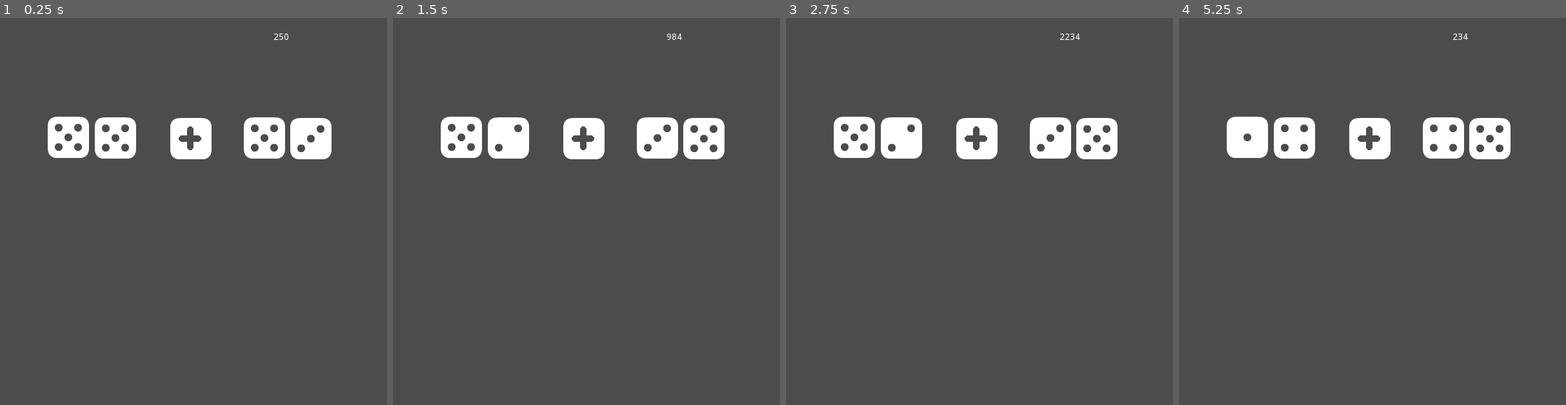
Above: before the commit, frames 1-4 (left to right).
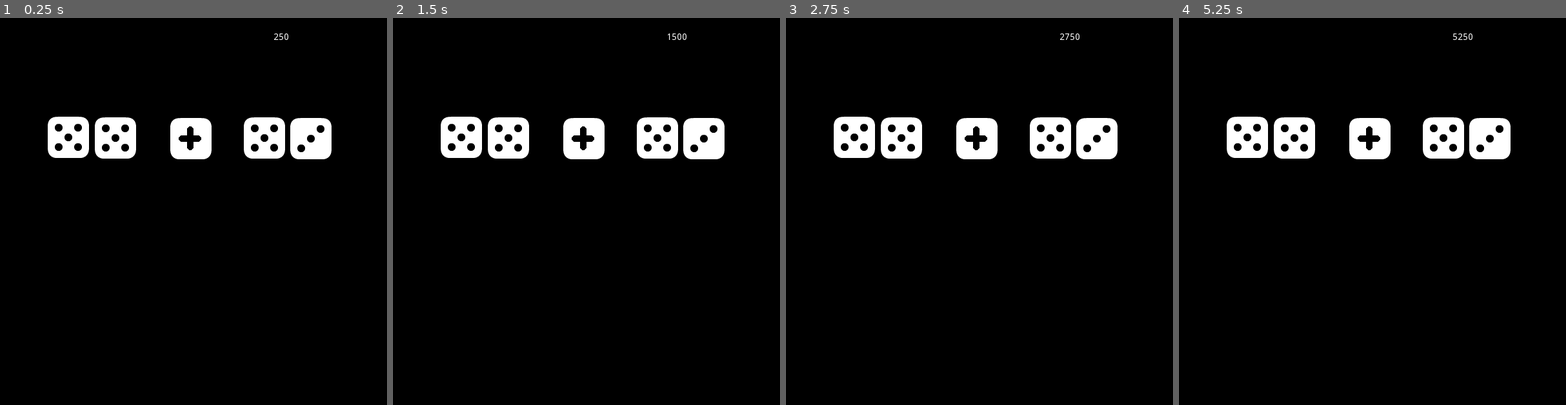
Above: after the commit, the same moments.

Repository: sugarvoid/math-with-dice
Game: Godot game, scene res://game/game.tscn
The game is run twice, just before and just after one commit, with the same random seed, the same clock (stepped at 60 frames per second) and the same inputs. The project has no main scene, so this scene is started directly.
Inputs:
- Up to frame 1 (0.25 s): no input
- Up to frame 2 (1.5 s): tap Enter at 0.5 s; tap Space at 1.25 s
- Up to frame 3 (2.75 s): no input
- Up to frame 4 (5.25 s): tap Enter at 3.5, 5 s; tap Space at 4.25 s

The runs differ from the first frame. In frame 1, 95% of the frame differs, in the area x 0-100%, y 0-100%; in frame 2, 95%; in frame 3, 95%; in frame 4, 95%.

Commit message:
Prevent entering an empty string. Add number pad support.

Diff:
--- a/game/game.gd
+++ b/game/game.gd
@@ -46,6 +46,11 @@
 	if event.is_pressed() and not event.is_echo():
 		var key = OS.get_scancode_string(event.scancode)
 		print(key)
+
+		# This removes the "Kp" from string when using the number pad
+		if key.left(2) == "Kp":
+			key = key.substr(3, key.length())
+
 		if key == "BackSpace":
 			submission = self.remove_last_input(submission)
 
@@ -73,24 +78,25 @@
 
 
 func submit_answer() -> void:
-	print(str("Elapsed time: ", (Time.get_ticks_msec() - round_start_time)))
-	print(str("Input: ", int(submission), ".", " Exspected: ", self.exspected_answer))
-	if self.compare_values(self.exspected_answer, int(self.submission)):
-		print ("Answer was right!")
-		$SoundCorrect.play()
-		# get operator code
-		# get new question
-		self.start_new_round()
+	if !self.submission.empty():
+		print(str("Elapsed time: ", (Time.get_ticks_msec() - round_start_time)))
+		print(str("Input: ", int(submission), ".", " Exspected: ", self.exspected_answer))
+		if self.compare_values(self.exspected_answer, int(self.submission)):
+			print ("Answer was right!")
+			$SoundCorrect.play()
+			# get operator code
+			# get new question
+			self.start_new_round()
 
-	else:
-		print("Wrong!!!!")
-		$SoundWrong.play()
-		self.start_new_round()
+		else:
+			print("Wrong!!!!")
+			$SoundWrong.play()
+			self.start_new_round()
 
 
-	print(round_start_time)
+		print(round_start_time)
 
-	self._clear_submission()
+		self._clear_submission()
 
 
 static func remove_last_input(input: String) -> String:
--- a/game/game.tscn
+++ b/game/game.tscn
@@ -16,11 +16,10 @@
 script = ExtResource( 1 )
 
 [node name="ColorRect" type="ColorRect" parent="."]
-visible = false
 margin_left = -14.0
 margin_top = -8.0
-margin_right = 1035.0
-margin_bottom = 624.0
+margin_right = 616.0
+margin_bottom = 622.0
 color = Color( 0, 0, 0, 1 )
 
 [node name="HUD" type="CanvasLayer" parent="."]
